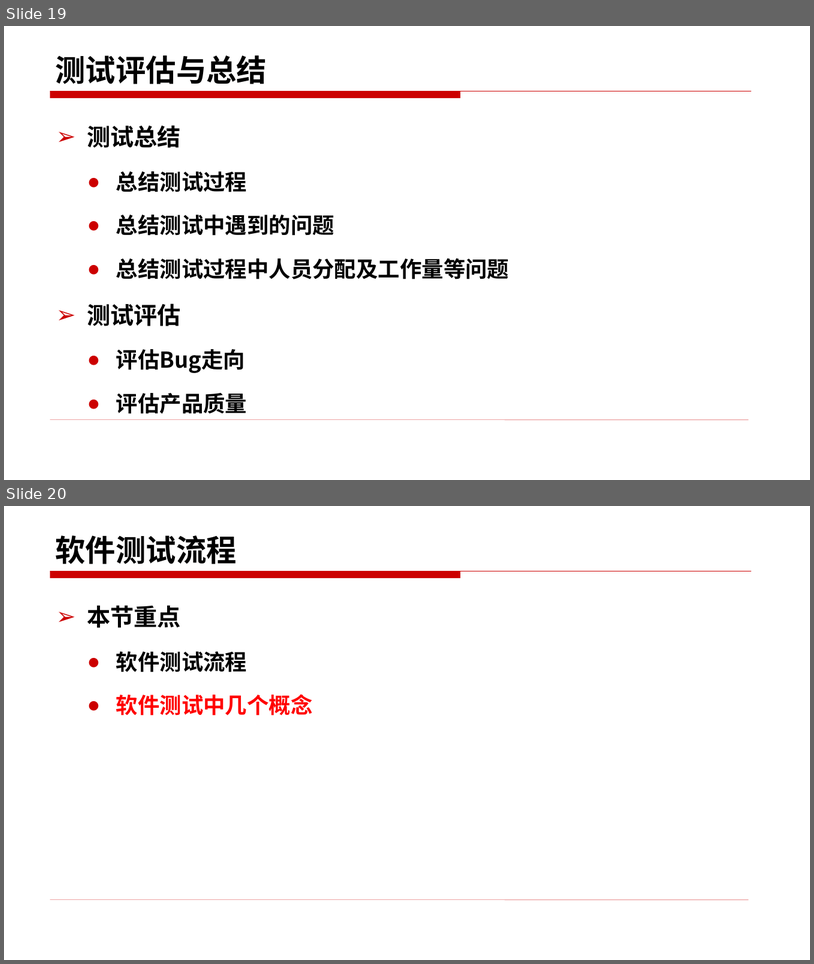
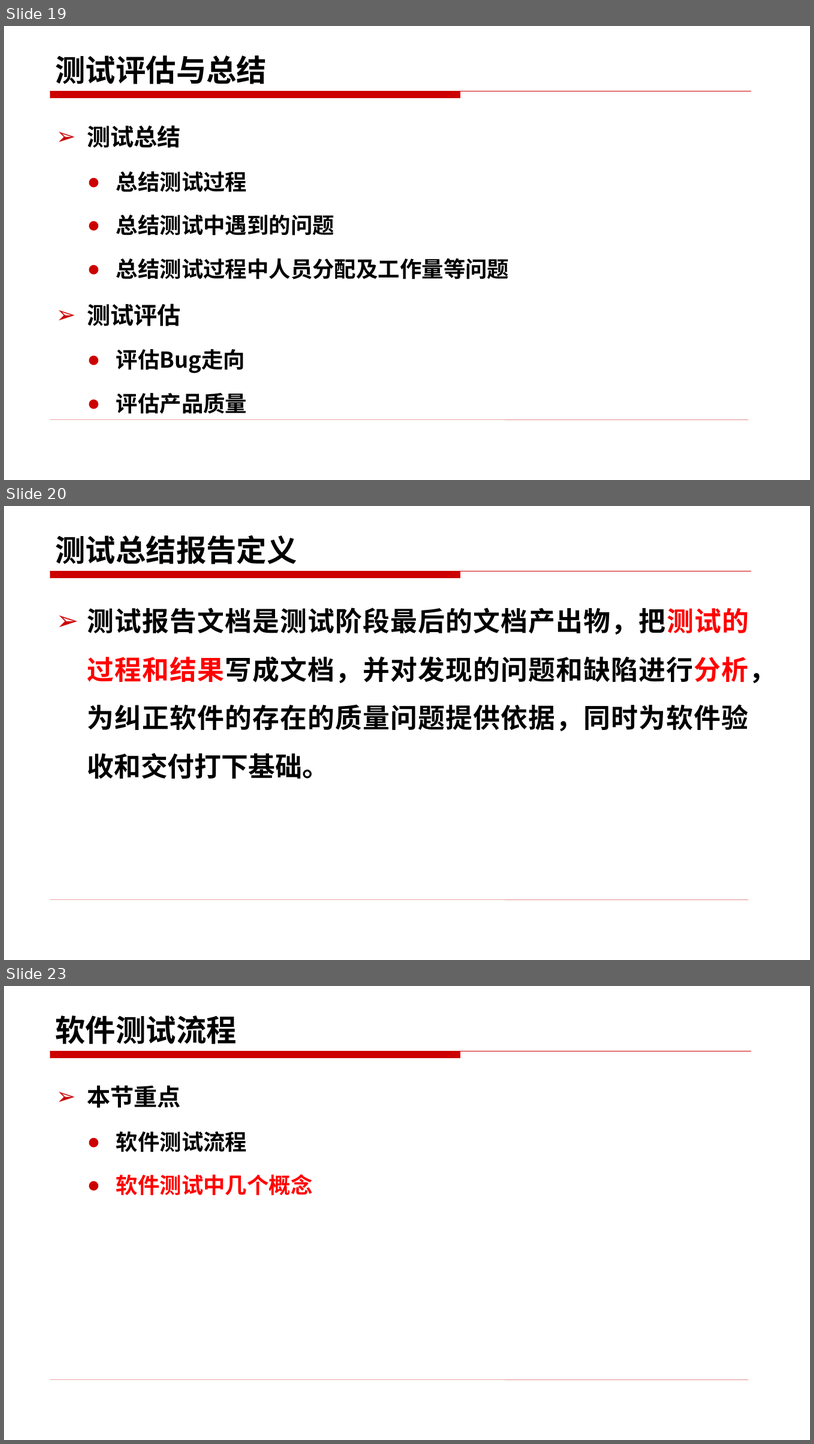
Before and after one commit to edu2act/course-foundation-software-tesing, a slide deck: materials/slides/2.4 .pptx. Shown one above the other, each under a label of ours: slides 19 and 20 before the commit, slides 19, 20 and 23 after it; the slides between them are not shown. The pictures are 814x964 and 814x1444 pixels, drawn with LibreOffice and Linux fonts; fonts in the diff are those of the drawing. Boxes give left, top, right and bottom in pixels: in the first picture for what was removed or moved away, otherwise in the second. Text is boxed around its words. In the diff, an @@ line names an element or a change of style, - is before the commit and + after.

```diff
--- a/materials/slides/2.4 .pptx
+++ b/materials/slides/2.4 .pptx
@@ slide 20 added at bbox=[4, 506, 810, 960], background #FFFFFF; not listed: 2 template elements that a slide beside it also shows @@
@@ title added at bbox=[56, 535, 297, 564], 36 pt, text #000000, bold @@
+测试总结报告定义
@@ text added at bbox=[87, 607, 777, 778], 32 pt, text #000000, bold @@
+➢ 测试报告文档是测试阶段最后的文档产出物，把测试的过程和结果写成文档，并对发现的问题和缺陷进行分析，为纠正软件的存在的质量问题提供依据，同时为软件验收和交付打下基础。
@@ what was slide 20 is now slide 23 @@
```
Also in this commit, not shown: 3 other slides added, 4 other files.
